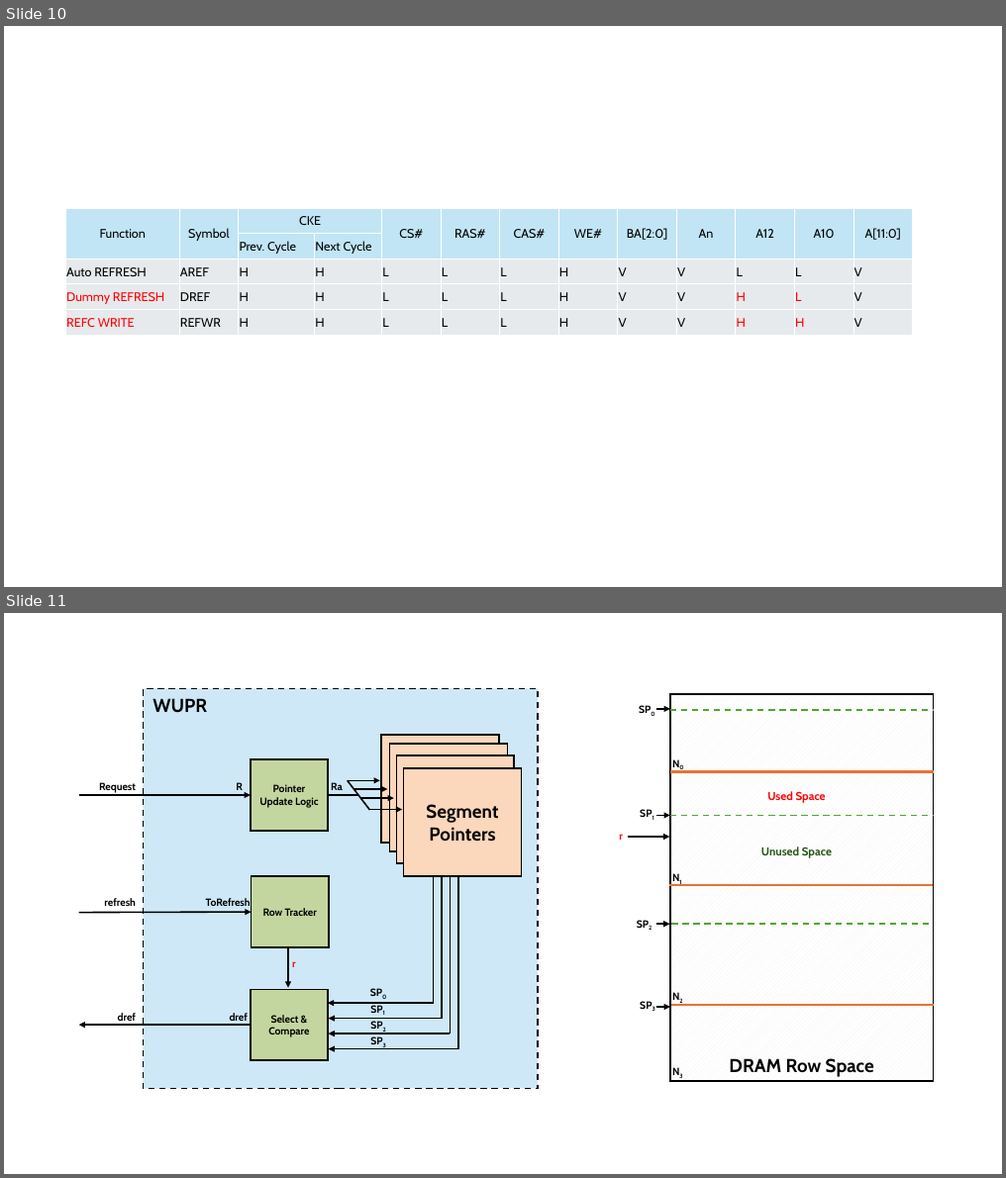
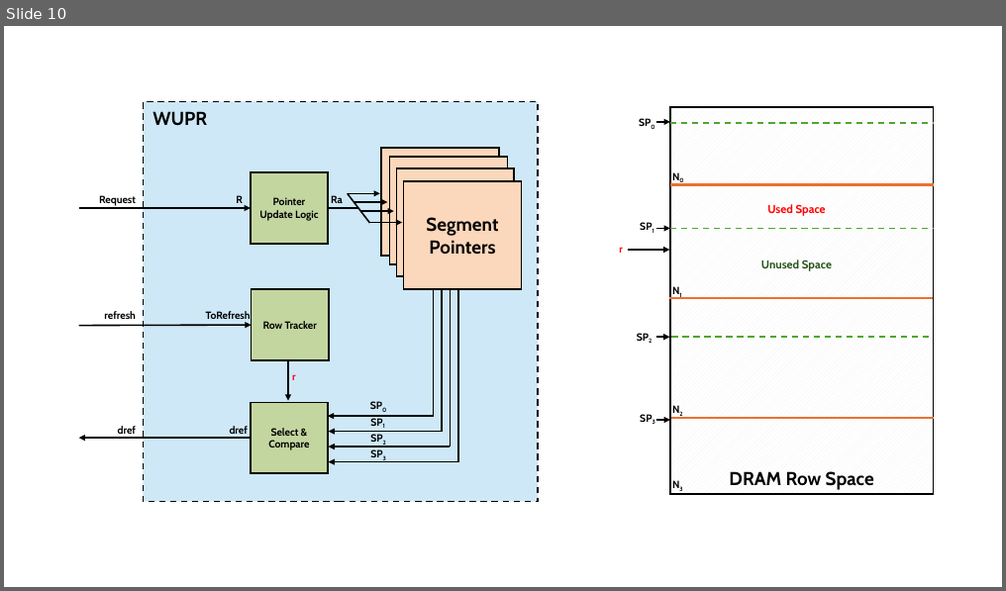
Before and after one commit to ph1223/Dram_controller, a slide deck: DRAM_System_Analysis/WUPR_Architecture_Graph.pptx. Shown one above the other, each under a label of ours: slides 10 and 11 before the commit, slide 10 after it. The pictures are 1006x1178 and 1006x591 pixels, drawn with LibreOffice and Linux fonts; fonts in the diff are those of the drawing. Boxes give left, top, right and bottom in pixels: in the first picture for what was removed or moved away, otherwise in the second. Text is boxed around its words. In the diff, an @@ line names an element or a change of style, - is before the commit and + after.

```diff
--- a/DRAM_System_Analysis/WUPR_Architecture_Graph.pptx
+++ b/DRAM_System_Analysis/WUPR_Architecture_Graph.pptx
@@ slide 10 removed at <box>4,26,1002,587</box>, background #FFFFFF @@
@@ table removed at <box>66,209,915,335</box>, 5 rows, 13 columns @@
-Function | Symbol | CKE |  | CS# | RAS# | CAS# | WE# | BA[2:0] | An | A12 | A10 | A[11:0]
- |  | Prev. Cycle | Next Cycle |  |  |  |  |  |  |  |  | 
-Auto REFRESH | AREF | H | H | L | L | L | H | V | V | L | L | V
-Dummy REFRESH | DREF | H | H | L | L | L | H | V | V | H | L | V
-REFC WRITE | REFWR | H | H | L | L | L | H | V | V | H | H | V
@@ what was slide 11 is now slide 10 @@
```
Also in this commit, not shown: 2 slides changed, 15 other files.
